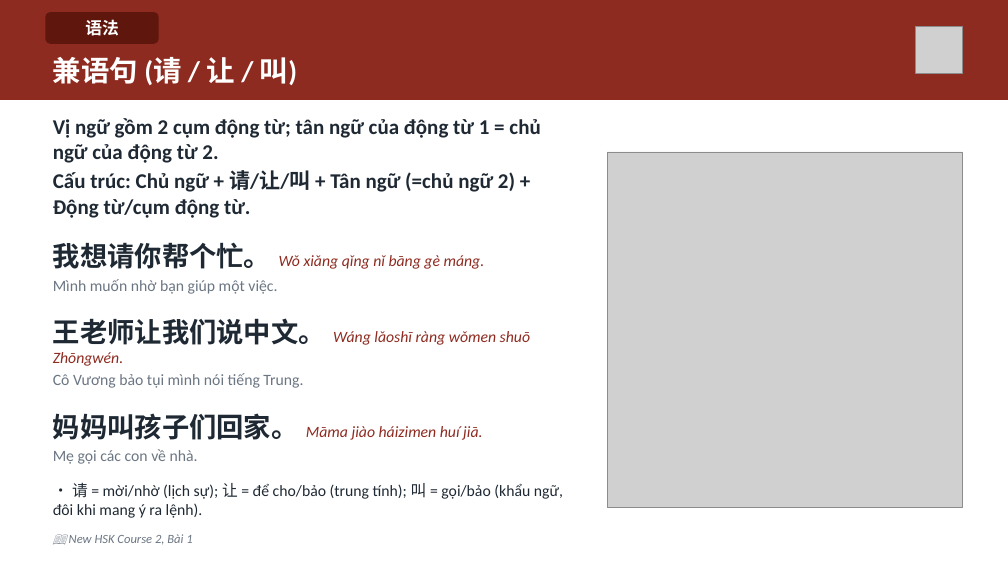
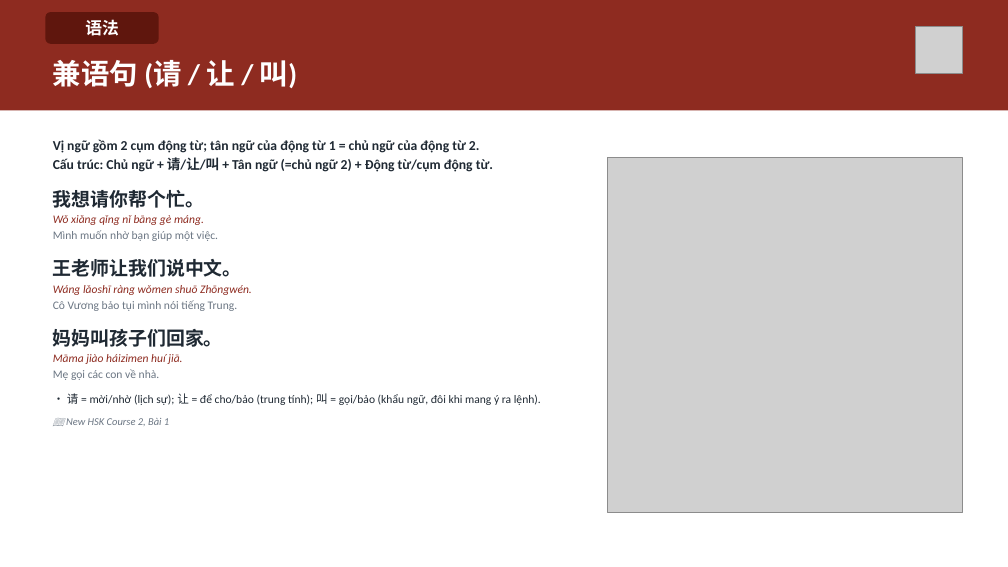
Before and after one commit to HuyenNguyen911/chinese-learning-os, a slide deck: slide 21 of output/hsk2/buoi01_moian_vitquay/slide/Buoi-01-Moian-Vitquay.pptx. Drawn at 1008x567 pixels with LibreOffice and Linux fonts; fonts in the diff are those of the drawing; grey boxes stand for pictures. Boxes give left, top, right and bottom in pixels: in the first picture for what was removed or moved away, otherwise in the second. Text is boxed around its words. In the diff, an @@ line names an element or a change of style, - is before the commit and + after.

```diff
--- a/output/hsk2/buoi01_moian_vitquay/slide/Buoi-01-Moian-Vitquay.pptx
+++ b/output/hsk2/buoi01_moian_vitquay/slide/Buoi-01-Moian-Vitquay.pptx
@@ rectangle: place and size @@
-rectangle at <box>0,0,1008,100</box>
+rectangle at <box>0,0,1008,110</box>
@@ text "Vị ngữ gồm 2 cụm ...": place and size @@
-text "Vị ngữ gồm 2 cụm ..." at <box>53,118,563,544</box>
+text "Vị ngữ gồm 2 cụm ..." at <box>53,139,541,426</box>
@@ text "Vị ngữ gồm 2 cụm ..." at <box>53,139,541,426</box>: vertical alignment middle to top @@
@@ text at <box>53,139,541,426</box>: size 20 to 13 pt in "Vị ngữ gồm 2 cụm động từ; ...", "Cấu trúc: Chủ ngữ + 请/让/叫 + ..."; size 15 to 11 pt in "Mình muốn nhờ bạn giúp một việc.", "Cô Vương bảo tụi mình nói tiếng ...", "Mẹ gọi các con về nhà.", "• 请 = mời/nhờ (lịch sự); 让 ..."; size 12 to 10 pt in "📖 New HSK Course 2, Bài 1"; less space between paragraphs @@
@@ picture: place and size @@
-picture at <box>607,152,963,507</box>
+picture at <box>607,157,963,513</box>
@@ text at <box>53,190,204,225</box>: text changed; size 15 to 11 pt @@
-我想请你帮个忙。 Wǒ xiǎng qǐng nǐ bāng gè máng.
+我想请你帮个忙。
+Wǒ xiǎng qǐng nǐ bāng gè máng.
@@ text at <box>53,259,252,295</box>: text changed; size 15 to 11 pt @@
-王老师让我们说中文。 Wáng lǎoshī ràng wǒmen shuō Zhōngwén.
+王老师让我们说中文。
+Wáng lǎoshī ràng wǒmen shuō Zhōngwén.
@@ text at <box>53,329,223,364</box>: text changed; size 15 to 11 pt @@
-妈妈叫孩子们回家。 Māma jiào háizimen huí jiā.
+妈妈叫孩子们回家。
+Māma jiào háizimen huí jiā.
```
Also in this commit, not shown: 24 other slides changed, 16 other files.
